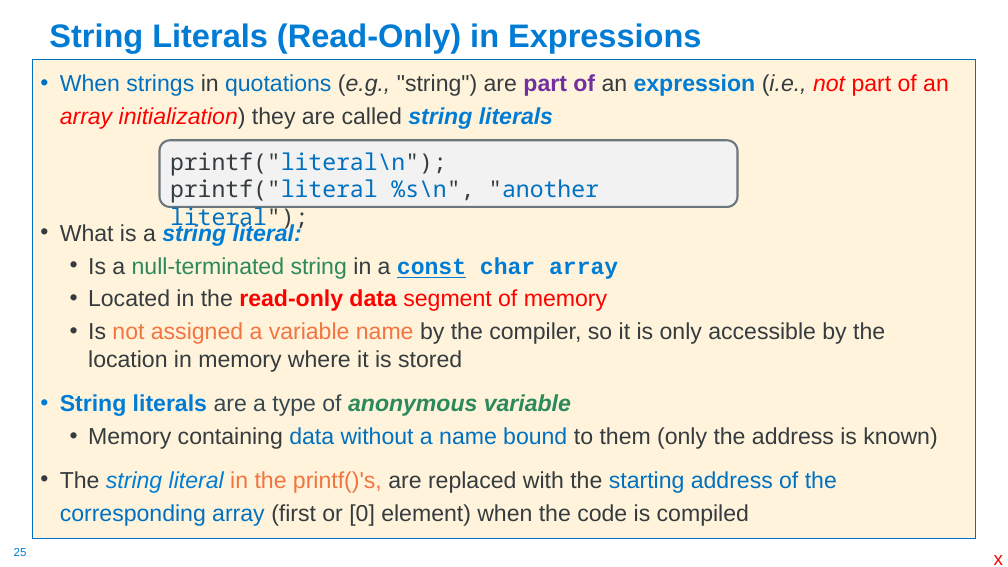
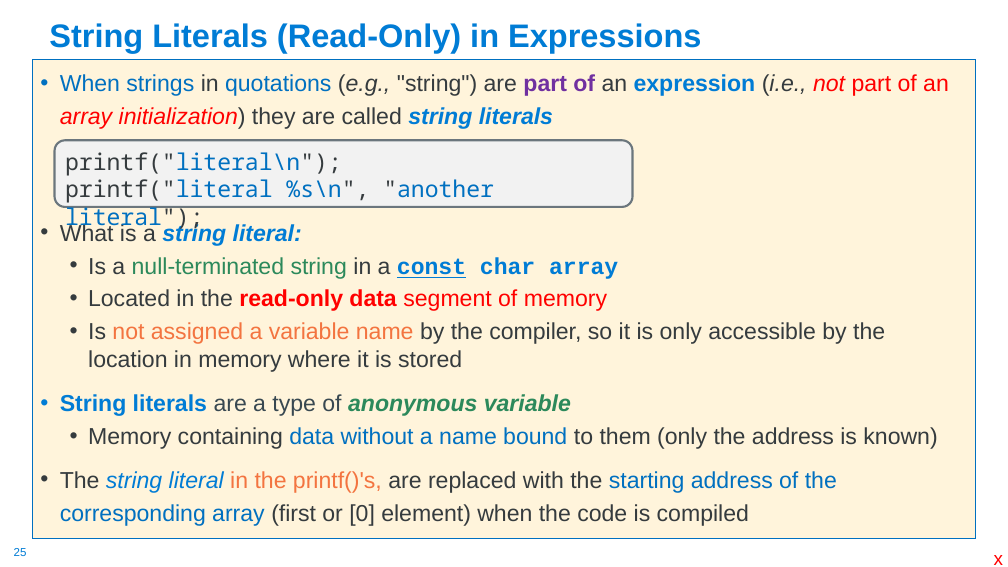
Before and after one commit to cse30-sp24/Muller-Slides, a slide deck: slide 25 of Lecture-7.pptx. Drawn at 1008x567 pixels with LibreOffice and Linux fonts; fonts in the diff are those of the drawing. Boxes give left, top, right and bottom in pixels: in the first picture for what was removed or moved away, otherwise in the second. Text is boxed around its words. In the diff, an @@ line names an element or a change of style, - is before the commit and + after.

```diff
--- a/Lecture-7.pptx
+++ b/Lecture-7.pptx
@@ rounded rectangle "printf("literal\n"); printf("literal %s\n", "another literal ...": place and size @@
-rounded rectangle "printf("literal\n"); printf("literal %s\n", "another literal ..." at [160, 141, 738, 207]
+rounded rectangle "printf("literal\n"); printf("literal %s\n", "another literal ..." at [54, 141, 633, 207]
```
Also in this commit, not shown: 4 other slides changed, 1 slide added, 1 other file.
